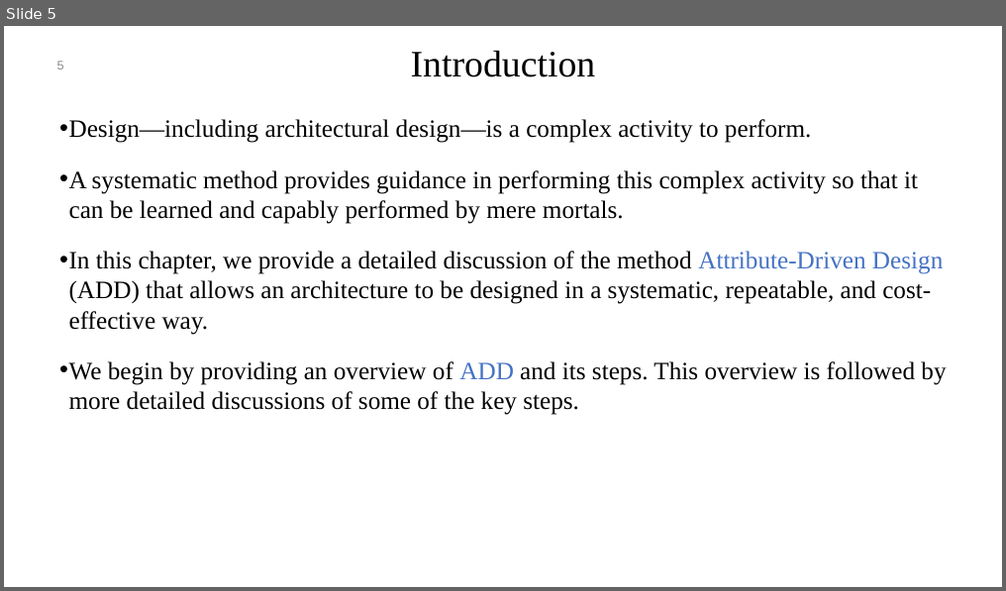
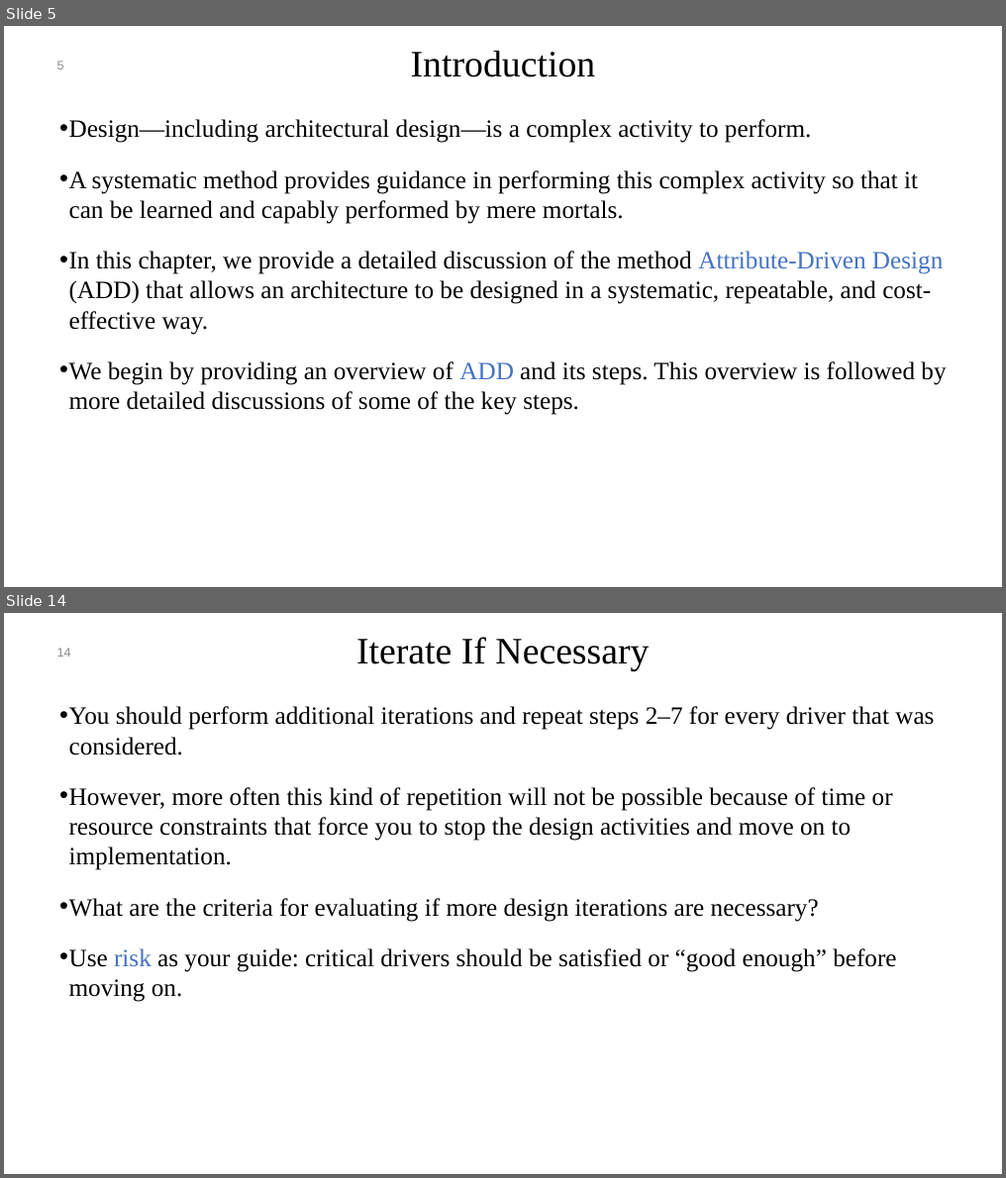
Before and after one commit to mohamad-khorsandi/slides-of-software-architecture-in-practice-4th-ed, a slide deck: chapter 20.pptx. Shown one above the other, each under a label of ours: slide 5 before the commit, slides 5 and 14 after it; the slides between them are not shown. The pictures are 1006x591 and 1006x1178 pixels, drawn with LibreOffice and Linux fonts; fonts in the diff are those of the drawing; background and template pictures are left out. Boxes give left, top, right and bottom in pixels: in the first picture for what was removed or moved away, otherwise in the second. Text is boxed around its words. In the diff, an @@ line names an element or a change of style, - is before the commit and + after.

```diff
--- a/chapter 20.pptx
+++ b/chapter 20.pptx
@@ slide 14 added at <box>4,613,1002,1174</box>, background #FFFFFF @@
@@ title added at <box>356,637,648,671</box>, 36 pt, text #000000 @@
+Iterate If Necessary
@@ page number added at <box>57,648,71,657</box>, 12 pt, text #8C8C8C @@
+14
@@ text added at <box>69,706,934,1002</box>, 24 pt, text #000000 @@
+• You should perform additional iterations and repeat steps 2–7 for every driver that was considered.
+• However, more often this kind of repetition will not be possible because of time or resource constraints that force you to stop the design activities and move on to implementation.
+• What are the criteria for evaluating if more design iterations are necessary?
+• Use risk as your guide: critical drivers should be satisfied or “good enough” before moving on.
```
Also in this commit, not shown: 1 slide changed, 24 other slides added.
